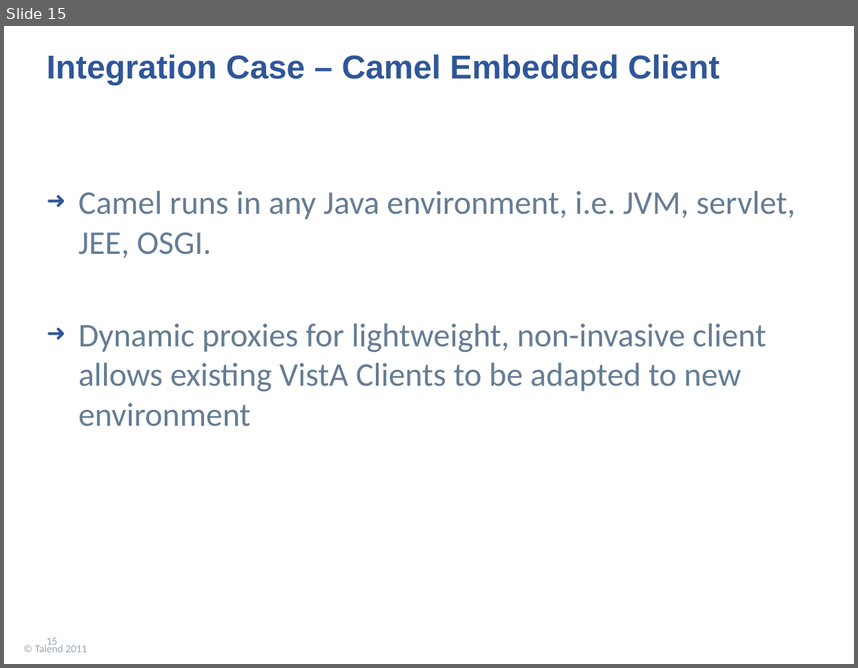
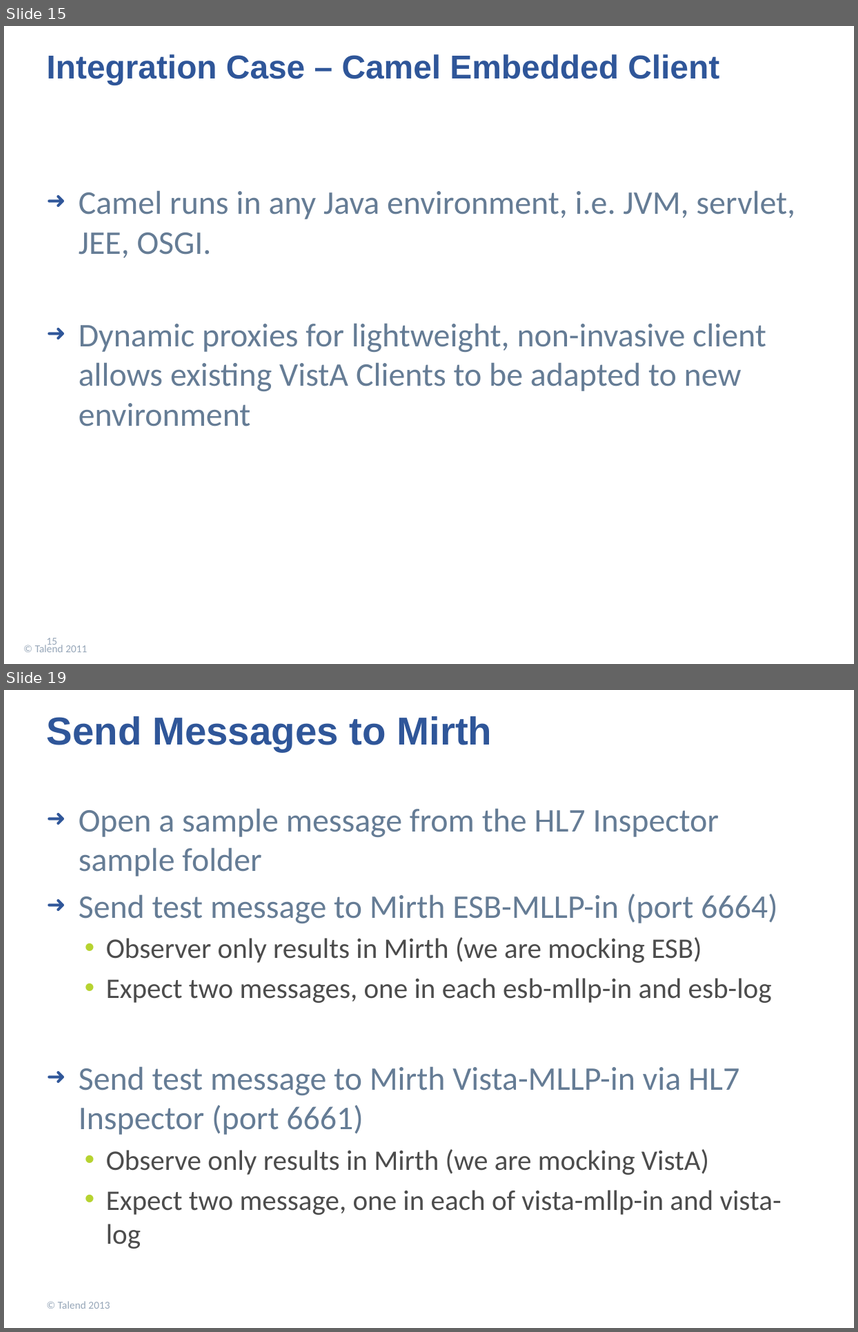
Before and after one commit to openmash/openmash, a slide deck: om_02_OpenMash VistA Integration Cases.pptx. Shown one above the other, each under a label of ours: slide 15 before the commit, slides 15 and 19 after it; the slides between them are not shown. The pictures are 858x668 and 858x1332 pixels, drawn with LibreOffice and Linux fonts; fonts in the diff are those of the drawing; background and template pictures are left out. Boxes give left, top, right and bottom in pixels: in the first picture for what was removed or moved away, otherwise in the second. Text is boxed around its words. In the diff, an @@ line names an element or a change of style, - is before the commit and + after.

```diff
--- a/om_02_OpenMash VistA Integration Cases.pptx
+++ b/om_02_OpenMash VistA Integration Cases.pptx
@@ slide 19 added at (4, 690, 854, 1328), background picture (left out) @@
@@ title added at (47, 716, 492, 751), 33 pt, text #2F5699, bold @@
+Send Messages to Mirth
@@ text added at (79, 808, 782, 1248), 24 pt, text #4C4C4C @@
+➜ Open a sample message from the HL7 Inspector sample folder
+➜ Send test message to Mirth ESB-MLLP-in (port 6664)
+  • Observer only results in Mirth (we are mocking ESB)
+  • Expect two messages, one in each esb-mllp-in and esb-log
+➜ Send test message to Mirth Vista-MLLP-in via HL7 Inspector (port 6661)
+  • Observe only results in Mirth (we are mocking VistA)
+  • Expect two message, one in each of vista-mllp-in and vista-log
@@ text added at (58, 1301, 110, 1308), 9 pt, text #96A6B8 @@
+© Talend 2013
```
Also in this commit, not shown: 6 other slides added, 2 other files.
